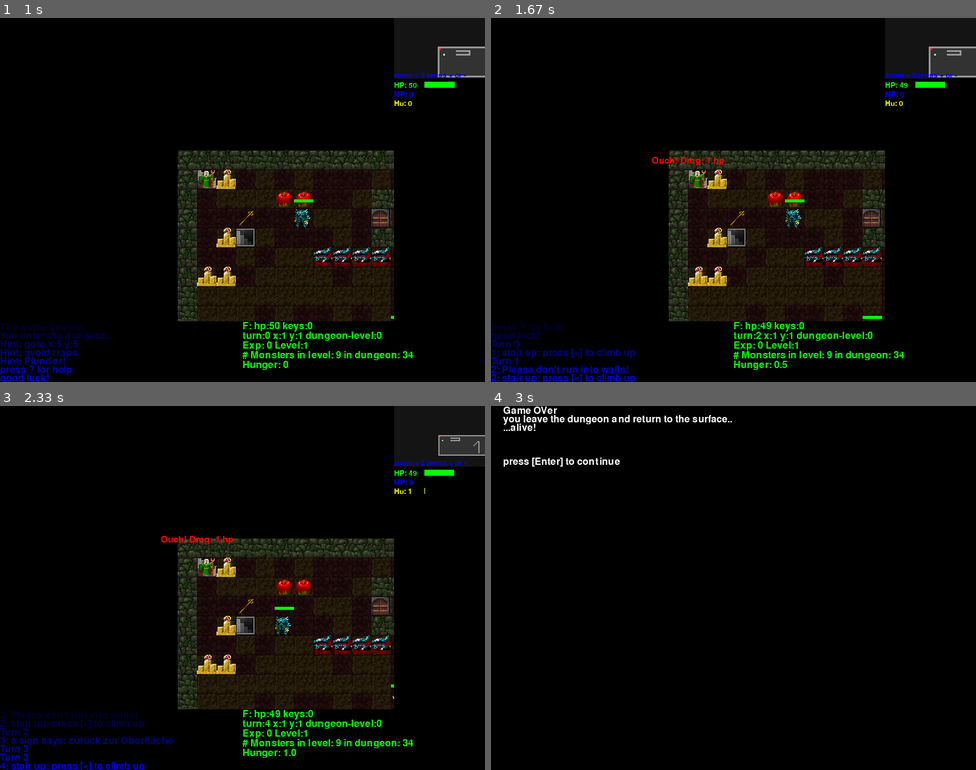
Above: before the commit, frames 1-4 (two rows, left to right).
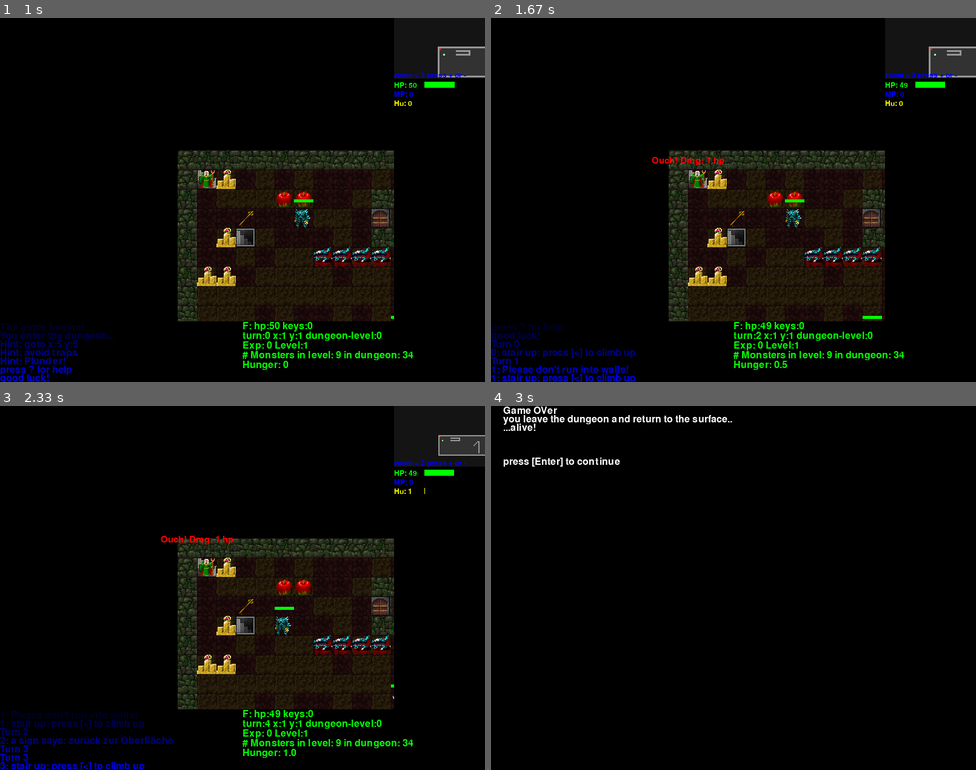
Above: after the commit, the same moments.

Repository: horstjens/pyrogue
Game: pygame game, started from pygame/pygamerogue.py
The game is run twice, just before and just after one commit, with the same random seed, the same clock (stepped at 60 frames per second) and the same inputs.
Inputs:
- Up to frame 1 (1 s): tap F at 0.33 s; tap Enter at 0.67 s
- Up to frame 2 (1.67 s): tap Enter at 1 s; tap W at 1.33 s
- Up to frame 3 (2.33 s): hold Right 1.67-2.13 s; tap - at 1.82 s; tap A at 2.17 s
- Up to frame 4 (3 s): tap F at 2.5 s; tap < at 2.83 s

Frame 1 is identical in both runs. In frame 2, less than 0.1% of the frame differs, in the area x 0-2%, y 90-100%; in frame 3, less than 0.1%; in frame 4, nothing differs.

Commit message:
magic distance combat (shooting apples) added, key "f"

Diff:
--- a/pygame/pygamerogue.py
+++ b/pygame/pygamerogue.py
@@ -46,6 +46,11 @@
     mytext = mytext.convert_alpha()
     return mytext
 
+def get_mousetile():
+    """get x and y position of the tile (tile-coord system, not pixel) where the mousepointer is hovering over"""
+    x = -((PygView.scrollx - pygame.mouse.get_pos()[0]) // 32 )-1
+    y = -((PygView.scrolly - pygame.mouse.get_pos()[1]) // 32 )-1
+    return (x,y)
 
 def ask(question, screen,  image=None, x=-1, y=-1, center=True,  imagex=0, imagey=0, fontcolor=(255, 0, 255), fontsize=42, font=None):   # from pygame newsgroup
     """pygame version of input(). returns answer text string"""
@@ -331,6 +336,12 @@
         for key in zeroitems:
             del self.inventory[key]
 
+    def update_health(self):
+        """calculate health as a percentage of hpmax and hitpoints"""
+        # beware of division by zero
+        self.health = self.hitpoints  / self.hpmax
+
+
     def check_levelup(self):
         return ""
 
@@ -360,6 +371,7 @@
         """a monster that moves toward the player"""
         Monster.__init__(self, x, y, xp, level, hp, picture)
         self.sight_radius = 7  # boss can see farther to hunt player
+        self.hpmax = self.hitpoints
 
 
 class Statue(Monster):
@@ -368,6 +380,7 @@
         Monster.__init__(self, x, y, xp, level, hp, picture)
         self.picture = PygView.STATUE1
         self.hitpoints = 50
+        self.hpmax = self.hitpoints
 
     def ai(self, player):
         return 0, 0  # statue is immobile and will never attack player, only defend it self
@@ -382,6 +395,7 @@
         self.picture = PygView.GOBLIN1
         self.strength = random.randint(3, 9)
         self.hitpoints = random.randint(20, 25)
+        self.hpmax = self.hitpoints
         # -- give something into inventory
         # self.inventory["goblin amulet"] = 1
 
@@ -395,6 +409,7 @@
         self.picture = PygView.WOLF1
         self.strength = random.randint(3, 4)
         self.hitpoints = random.randint(15, 20)
+        self.hpmax = self.hitpoints
         # self.dexterity = random.randint(5,8)
         # a wolf can not have shield, armor etc
         self.inventory = {"fangs": 1}  # overwriting inventory from Monster, a wolf can not have other weapons
@@ -406,6 +421,7 @@
         Monster.__init__(self, x, y, xp, level, hp, picture)
         # ------- put your own code here: ----
         self.hitpoints = 32
+        self.hpmax = self.hitpoints
         # self.picture = random.choice((PygView.WARRIOR1, PygView.WARRIOR2, PygView.WARRIOR3))
         self.picture = PygView.WARRIOR1
         # self.strength = random.randint(12,24)   # more strength
@@ -833,7 +849,7 @@
 
 class Flytext(pygame.sprite.Sprite):
     def __init__(self, x, y, text="hallo", rgb=(255, 0, 0), blockxy = True,
-                 dx=0, dy=-50, duration=2, acceleration_factor = 0.96):
+                 dx=0, dy=-50, duration=2, acceleration_factor = 0.96, delay = 0):
         """a text flying upward and for a short time and disappearing"""
         self._layer = 7  # order of sprite layers (before / behind other sprites)
         pygame.sprite.Sprite.__init__(self, self.groups)  # THIS LINE IS IMPORTANT !!
@@ -850,6 +866,39 @@
         self.image = write(self.text, (self.r, self.g, self.b), 22)  # font 22
         self.rect = self.image.get_rect()
         self.rect.center = (self.x, self.y)
+        self.time = 0 - delay
+
+    def update(self, seconds):
+        self.time += seconds
+        if self.time < 0:
+            self.rect.center = (-100,-100)
+        else:
+            self.y += self.dy * seconds
+            self.x += self.dx * seconds
+            self.dy *= self.acc  # slower and slower
+            self.dx *= self.acc
+            self.rect.center = (self.x, self.y)
+
+            if self.time > self.duration:
+                self.kill()      # remove Sprite from screen and from groups
+
+
+class FlyImage(pygame.sprite.Sprite):
+    def __init__(self, start_x, start_y, target_x, target_y, image, duration=1, acceleration_factor = 1.00):
+        """an image  flying toward a target"""
+        self._layer = 7  # order of sprite layers (before / behind other sprites)
+        pygame.sprite.Sprite.__init__(self, self.groups)  # THIS LINE IS IMPORTANT !!
+        self.image = image
+        self.rect = self.image.get_rect()
+        self.x, self.y = PygView.scrollx + start_x * 32, PygView.scrolly + start_y * 32 + 16
+        self.tx, self.ty = PygView.scrollx + target_x * 32, PygView.scrolly + target_y * 32 + 16
+        self.duration = duration  # duration of flight in seconds
+        self.acc = acceleration_factor  # if < 1, Text moves slower. if > 1, text moves faster.
+        self.dx = (self.tx - self.x) / self.duration
+        self.dy = (self.ty - self.y) / self.duration
+        self.rect.center = (self.x, self.y)
+        #print("startx:{} starty{} x:{} y:{} targetx:{} targety:{} tx:{} ty:{} dx:{} dy:{}".format(start_x, start_y,
+        #                   self.x, self.y, target_x, target_y, self.tx, self.ty, self.dx, self.dy))
         self.time = 0
 
     def update(self, seconds):
@@ -861,6 +910,7 @@
         self.time += seconds
         if self.time > self.duration:
             self.kill()      # remove Sprite from screen and from groups
+
 
 
 class PygView(object):
@@ -939,10 +989,12 @@
         self.background = pygame.Surface((self.level.width*32, self.level.depth*32))
         # ------------ Sprite Groups -----------
         self.flytextgroup = pygame.sprite.Group()
+        self.flyimagegroup = pygame.sprite.Group()
         # self.bargroup = pygame.sprite.Group()
         self.allgroup = pygame.sprite.LayeredUpdates()  # sprite group with layers
         # --------- attach Sprites to Sprite groups ---
         Flytext.groups = self.flytextgroup, self.allgroup
+        FlyImage.groups = self.flytextgroup, self.flyimagegroup, self.allgroup
         # Healthbar.groups = self.bargroup, self.allgroup
         # ---------- sound and music ----------
         # sounds are in folder "sounds", music is in folder "music"
@@ -1025,17 +1077,19 @@
 
         # ---- paint monsters ---
         for monster in self.level.monsters:
+            monster.update_health()
             self.screen.blit(monster.picture, (PygView.scrollx + monster.x * 32, PygView.scrolly + monster.y * 32))
             # ------- draw healthbar  ----------
             # first, calculate if the monster has full hitpoints
-            if not monster.damaged:
-                monster.hpmax = monster.hitpoints
+            #if not monster.damaged:
+            #    monster.hpmax = monster.hitpoints
             # calculate health percentage, 100% = 32 pixel
-            health = round(((monster.hitpoints / (monster.hpmax / 100)) / 100) * 32,0)
+            #health = round(((monster.hitpoints / (monster.hpmax / 100)) / 100) * 32,0)
             # shows a maximum of 31 hitpoints as full green health-bar, with red from the right if less healthy
             # pygame.draw.rect(self.screen, (255,255,255), (PygView.scrollx + monster.x * 32,
             #    PygView.scrolly + monster.y * 32 - 15,32,4))
             # red full bar
+            health = int(monster.health * 32)
             pygame.draw.rect(self.screen, (255, 0, 0), (PygView.scrollx + monster.x * 32,
                              PygView.scrolly + monster.y * 32 - 15, 32, 5))
             # overwrite with green health bar
@@ -1098,61 +1152,118 @@
     def run(self):
         """The mainloop---------------------------------------------------"""
         running = True
+        self.firemode = False
+        self.newturn = False
         self.count_monsters()
         self.status = ["The game begins!", "You enter the dungeon...", "Hint: goto x:5 y:5",
                        "Hint: avoid traps", "Hint: Plunder!", "press ? for help", "good luck!"]
         while running and self.player.hitpoints > 0:
             self.seconds = self.clock.tick(self.fps)/1000.0  # seconds since last frame
+
+
             for event in pygame.event.get():
+
                 if event.type == pygame.QUIT:
                     running = False
+                elif event.type == pygame.MOUSEBUTTONDOWN:
+                    # ------------ fire spell -------------
+                    if self.firemode:
+                        self.newturn = True
+                        self.firemode = False
+                        txt = []
+                        target_x, target_y = get_mousetile()
+                        targetmonster = self.level.is_monster(get_mousetile()[0], get_mousetile()[1])
+                        FlyImage(self.player.x, self.player.y, get_mousetile()[0], get_mousetile()[1], image=PygView.APPLE)
+
+                        # ------------ magic distance combat -------------
+                        if not targetmonster:
+                            txt.append("magic spell wasted")
+                        else:
+                            damage = 5
+                            defendername = type(targetmonster).__name__
+                            targetmonster.hitpoints -= damage
+                            Flytext(targetmonster.x, targetmonster.y, text="magic damage: {}".format(damage), delay=1)
+                            txt.append("magic combat: {} looses {} hitpoints ({} hp left)".format(defendername, damage,
+                                                                            targetmonster.hitpoints))
+                            if targetmonster.hitpoints < 1:
+                                # ---------- defender is dead  ----------------
+                                exp = random.randint(7, 10)
+                                self.player.xp += exp
+                                self.player.kills += 1
+                                victim = defendername
+                                if victim in self.player.killdict:
+                                    self.player.killdict[victim] += 1
+                                else:
+                                    self.player.killdict[victim] = 1
+                                txt.append("Player gains {} Xp".format(exp))
+                                line = self.player.check_levelup()
+                                if line:
+                                    txt.append(line)
+                                if random.random() < 0.5:    # 50% Chance to drop edibles
+                                    self.level.loot.append(Loot(targetmonster.x, targetmonster.y, "meat"))
+                        self.status.extend(txt)
+
+
+
+                    #break
                 elif event.type == pygame.KEYDOWN:
                     # -------- a key was pressed and released ---------
                     where = self.level.layout[(self.player.x, self.player.y)]
                     self.status.append("Turn {}".format(self.turns))
                     # ---- handle keys that do not count as a game turn (user interface etc.)
                     if event.key == pygame.K_ESCAPE:
-                        running = False
+                        if self.firemode:
+                            self.firemode = False
+                        else:
+                            running = False
+                            break
+                    elif event.key == pygame.K_f:
+                        # toggle fire mode
+                        self.firemode = not self.firemode
+                        print(self.firemode)
                         break
                     elif event.key == pygame.K_i:
+                        self.firemode = False
                         # ----------- show inventory (inventory) -----------------
                         display_textlines(self.player.show_inventory(), self.screen, image=PygView.TRADER)
                         continue  # do not move monsters etc., wait for next keyboard command
                     elif event.key == pygame.K_PLUS:
+                        #self.firemode = False
                         # ----- zoom in minimap
                         self.mapzoom += 1
                         continue  # do not move monsters etc., wait for next keyboard command
                     elif event.key == pygame.K_MINUS:
+                        #self.firemode = False
                         # ----- zoom out minimap
                         self.mapzoom -= 1
                         self.mapzoom = max(2, self.mapzoom)  # can not be less than 2
                         continue  # do not move monsters etc., wait for next keyboard command
                     # ---- handle keys that do count as a game turn (player action, movement etc.)
-                    self.turns += 1
-                    if self.player.mana < 32:
-                        self.player.mana += 0.1
-                    self.player.hunger += 0.25
-                    if self.player.hunger > 100:
-                        self.player.hitpoints -= 1
-                        self.player.damaged = True
-                        Flytext(self.player.x, self.player.y, "Hunger: dmg 1")
+                    self.newturn = True
+
                     self.player.dx = 0
                     self.player.dy = 0
                     if event.key == pygame.K_UP or event.key == pygame.K_w:
                         self.player.dy -= 1
+                        self.firemode = False
                     elif event.key == pygame.K_DOWN or event.key == pygame.K_s:
                         self.player.dy += 1
+                        self.firemode = False
                     elif event.key == pygame.K_LEFT or event.key == pygame.K_a:
                         self.player.dx -= 1
+                        self.firemode = False
                     elif event.key == pygame.K_RIGHT or event.key == pygame.K_d:
                         self.player.dx += 1
+                        self.firemode = False
                     elif event.key == pygame.K_QUESTION or event.key == pygame.K_h:
                         display_textlines(self.hilftextlines, self.screen)
+                        self.firemode = False
                         continue
                     elif event.key == pygame.K_PERIOD or event.key == pygame.K_RETURN:
-                        pass      # player is idle for one turn
+                        self.firemode = False
 
                     elif event.key == pygame.K_LESS or event.key == pygame.K_GREATER:     # < or >
+                        self.firemode = False
                         if type(where).__name__ == "Stair":
                             if not where.down and self.player.z == 0:
                                 lines = ["Game OVer",
@@ -1339,28 +1450,42 @@
                                 self.player.inventory[i.text] = 1
                             self.status.append("{} Loot found! ({})".format(self.turns, i.text))
                             Flytext(self.player.x, self.player.y, i.text + " found!", (0, 200, 0))
-                    # ------------------- level update (remove old traps, doors etc.) ------
-                    self.level.update()                                             # tote monster löschen
-                    # -------------- move monsters ------------------
-                    for monster in self.level.monsters:
-                        x, y = monster.x, monster.y
-                        dx, dy = monster.ai(self.player)
-                        if self.level.is_monster(x + dx, y + dy):
-                            continue  # monster should not run into another monster
-                        if x+dx == self.player.x and y+dy == self.player.y:
-                            self.status.extend(combat_round(monster, self.player, self.level))
-                            self.status.extend(combat_round(self.player, monster, self.level))
-                            self.count_monsters()
-                            continue     # monster should not run into player, it should fight him
-                        whereto = self.level.layout[(x+dx, y+dy)]
-                        if type(whereto).__name__ == "Wall":
-                            continue     # monster should not run into wall. waiting instead
-                        if len([t for t in self.level.traps if t.x == x + dx and t.y == y + dy]) > 0:
-                            continue     # monster should not run into trap. waiting instead
-                        if len([d for d in self.level.doors if d.x == x + dx and d.y == y + dy]) > 0:
-                            continue  # monster should not run into door. waiting instead
-                        monster.x += dx
-                        monster.y += dy
+            # -------------new turn, level update (remove old traps, doors etc.) ------ ---------
+            #print(len(self.flyimagegroup))
+            if len(self.flyimagegroup) > 0:
+                pass # no new turn processing as long as fireballs are flying around
+            elif self.newturn:
+                self.newturn = False
+                self.turns += 1
+                if self.player.mana < 32:
+                    self.player.mana += 0.1
+                self.player.hunger += 0.25
+                if self.player.hunger > 100:
+                    self.player.hitpoints -= 1
+                    self.player.damaged = True
+                    Flytext(self.player.x, self.player.y, "Hunger: dmg 1")
+                self.level.update()                                             # tote monster löschen
+                # -------------- move monsters ------------------
+                for monster in self.level.monsters:
+                    #monster.update_health()
+                    x, y = monster.x, monster.y
+                    dx, dy = monster.ai(self.player)
+                    if self.level.is_monster(x + dx, y + dy):
+                        continue  # monster should not run into another monster
+                    if x+dx == self.player.x and y+dy == self.player.y:
+                        self.status.extend(combat_round(monster, self.player, self.level))
+                        self.status.extend(combat_round(self.player, monster, self.level))
+                        self.count_monsters()
+                        continue     # monster should not run into player, it should fight him
+                    whereto = self.level.layout[(x+dx, y+dy)]
+                    if type(whereto).__name__ == "Wall":
+                        continue     # monster should not run into wall. waiting instead
+                    if len([t for t in self.level.traps if t.x == x + dx and t.y == y + dy]) > 0:
+                        continue     # monster should not run into trap. waiting instead
+                    if len([d for d in self.level.doors if d.x == x + dx and d.y == y + dy]) > 0:
+                        continue  # monster should not run into door. waiting instead
+                    monster.x += dx
+                    monster.y += dy
             # pressedkeys = pygame.key.get_pressed()
             # if pygame.K_x in pressedkeys:
             #      print("x key is pressed")
@@ -1368,6 +1493,12 @@
             pygame.display.set_caption("  press Esc to quit. Fps: %.2f (%i x %i)" % (
                                        self.clock.get_fps(), self.width, self.height))
             self.paint() # paint this level
+            # -------- firemode -----
+            if self.firemode:
+                 pygame.draw.line(self.screen, (200,0,0), (PygView.scrollx + self.player.x * 32 +16, PygView.scrolly + self.player.y * 32 +16), (pygame.mouse.get_pos()[0], pygame.mouse.get_pos()[1]))
+                 x = pygame.mouse.get_pos()[0] // 32
+                 y = pygame.mouse.get_pos()[1] // 32
+                 pygame.draw.rect(self.screen, (200, random.randint(10,100), random.randint(10,100)), (x*32, y*32, 32, 23), 2)
             #  ------- draw the sprites ------
             # self.allgroup.clear(self.screen, self.background)
             self.allgroup.update(self.seconds)
